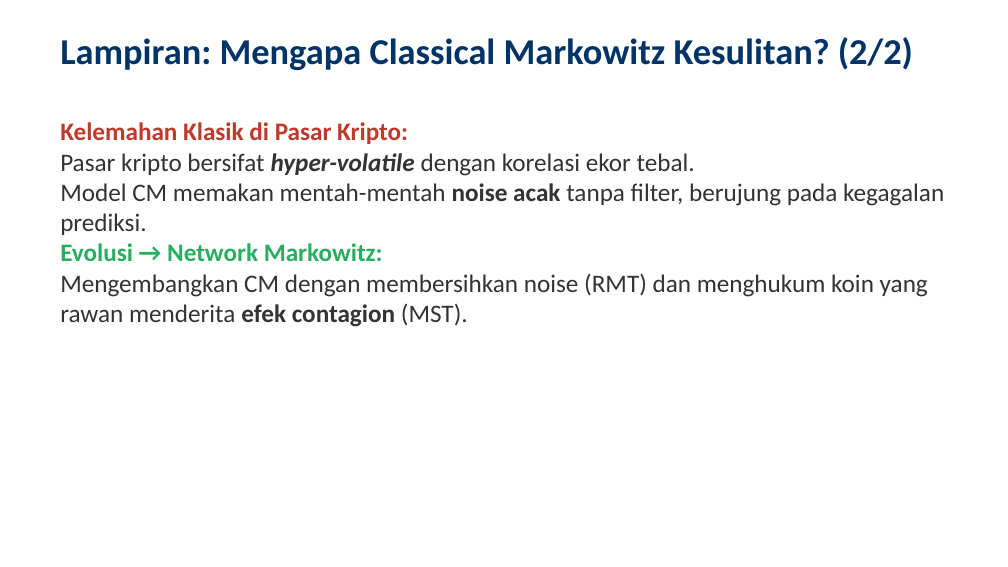
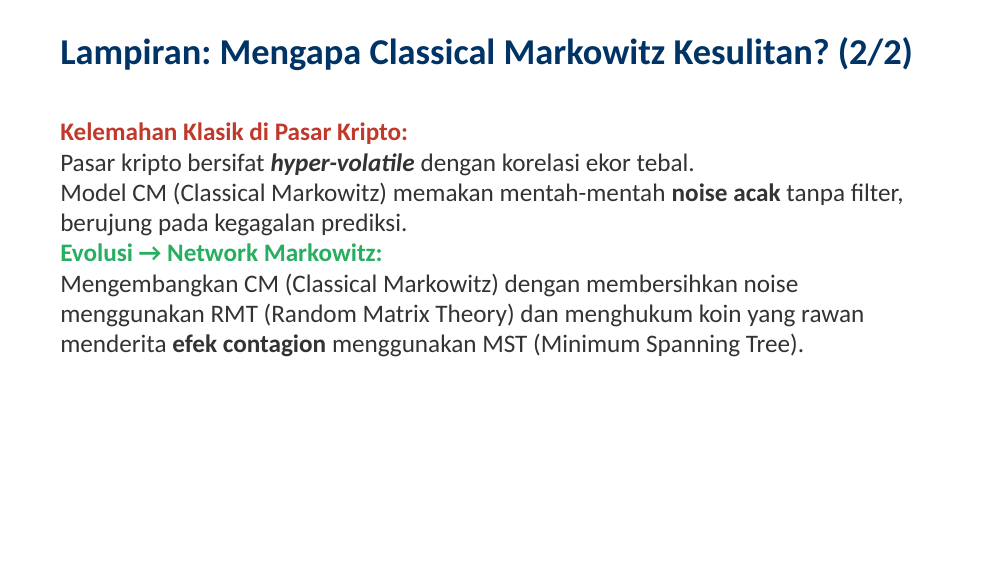
Before and after one commit to ragilrojo/RepoThesis, a slide deck: slide 27 of Presentasi_Proposal_Update.pptx. Drawn at 1008x567 pixels with LibreOffice and Linux fonts; fonts in the diff are those of the drawing. Boxes give left, top, right and bottom in pixels: in the first picture for what was removed or moved away, otherwise in the second. Text is boxed around its words. In the diff, an @@ line names an element or a change of style, - is before the commit and + after.

Commit message:
feat: add numerical example of pearson correlation and classical markowitz to presentation

```diff
--- a/Presentasi_Proposal_Update.pptx
+++ b/Presentasi_Proposal_Update.pptx
@@ text at (60, 182, 904, 236): text changed @@
-• Model CM memakan mentah-mentah noise acak tanpa filter, berujung pada kegagalan prediksi.
+• Model CM (Classical Markowitz) memakan mentah-mentah noise acak tanpa filter, berujung pada kegagalan prediksi.
@@ text at (60, 273, 864, 357): text changed @@
-• Mengembangkan CM dengan membersihkan noise (RMT) dan menghukum koin yang rawan menderita efek contagion (MST).
+• Mengembangkan CM (Classical Markowitz) dengan membersihkan noise menggunakan RMT (Random Matrix Theory) dan menghukum koin yang rawan menderita efek contagion menggunakan MST (Minimum Spanning Tree).
```
Also in this commit, not shown: 16 other slides changed, 2 slides added, 2 other files.
